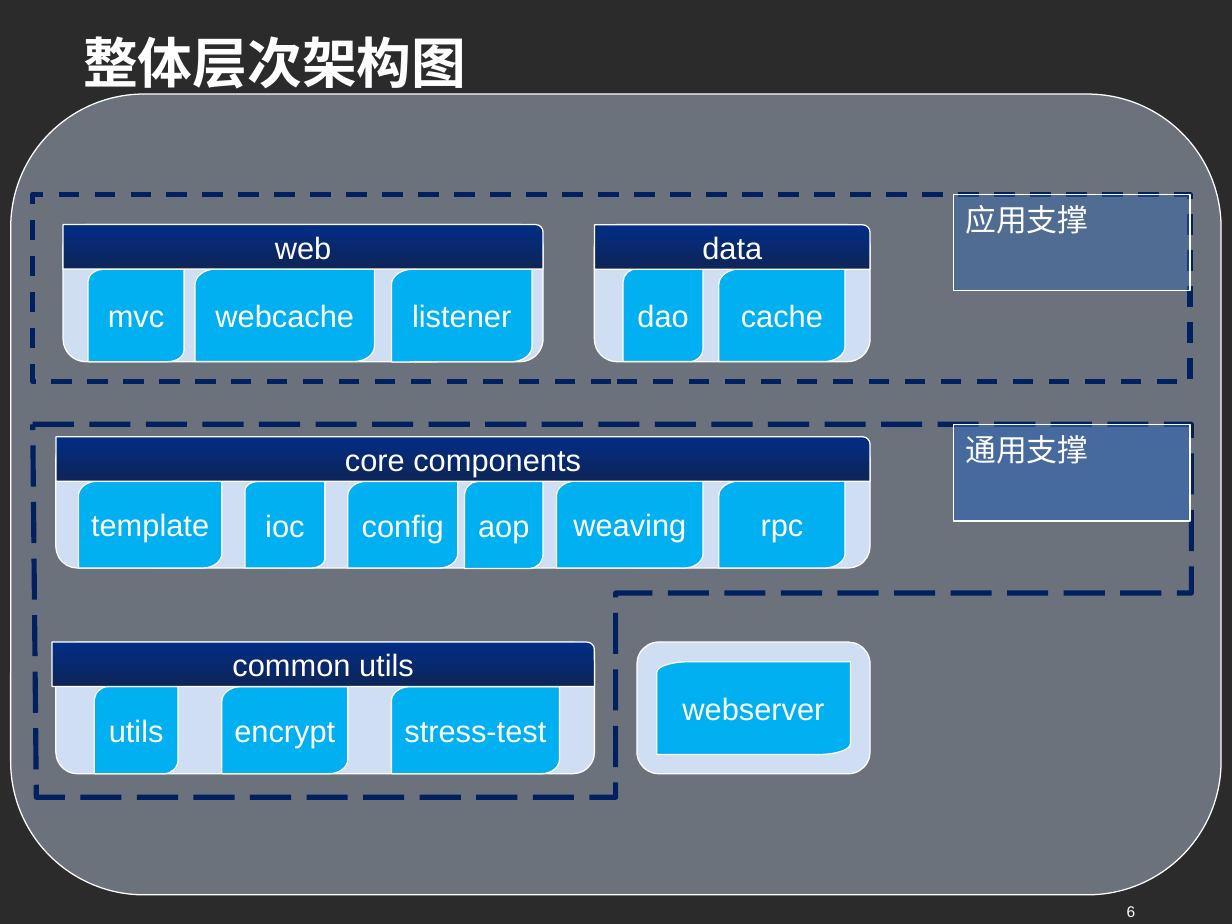
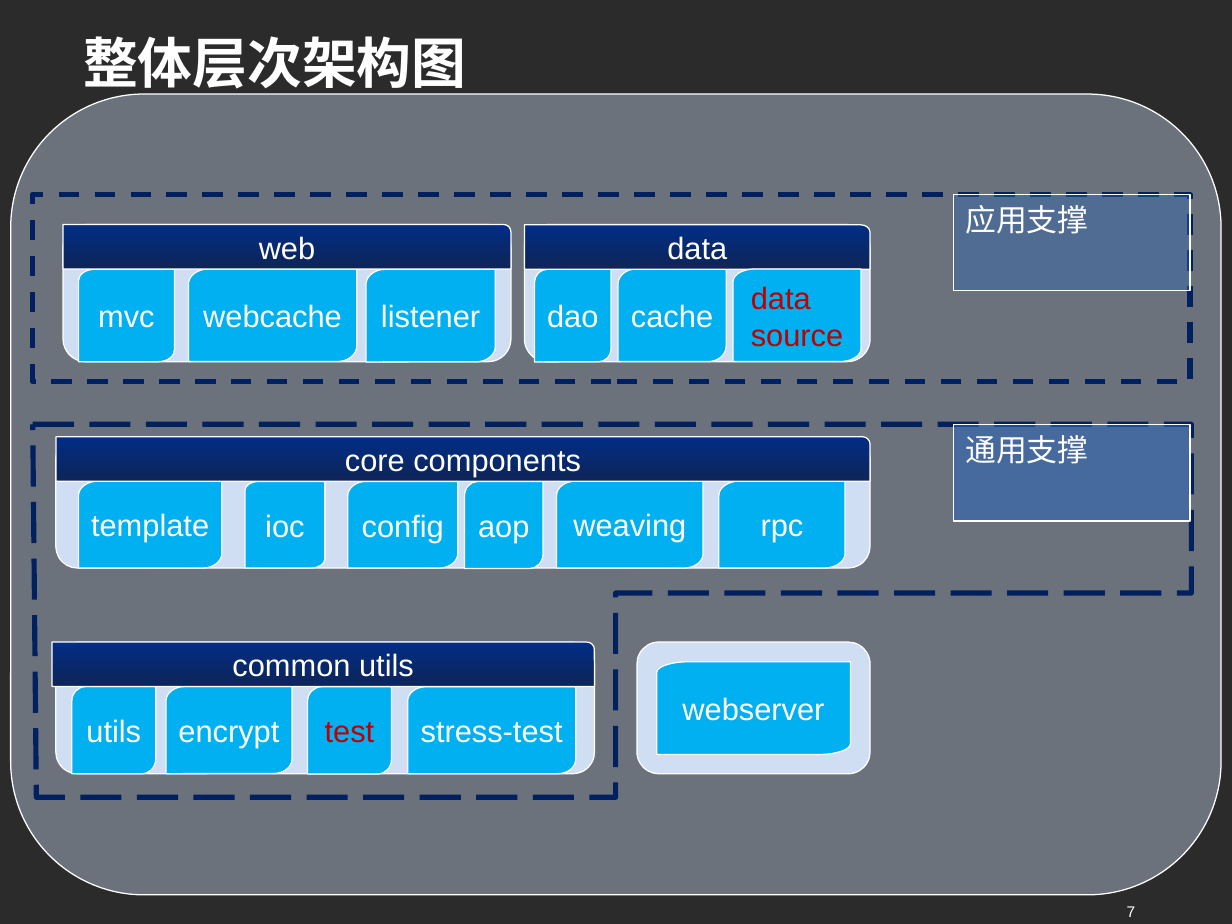
Before and after one commit to wlzsoft/simplify-framework, a slide deck: slide 7 of src/doc/simplify框架预演稿20161116.ppt (slide 6 before the commit). Drawn at 1232x924 pixels with LibreOffice and Linux fonts; fonts in the diff are those of the drawing; background and template pictures are left out; a plain dark background stands for a picture behind light text. Boxes give left, top, right and bottom in pixels: in the first picture for what was removed or moved away, otherwise in the second. Text is boxed around its words. In the diff, an @@ line names an element or a change of style, - is before the commit and + after.

```diff
--- a/src/doc/simplify框架预演稿20161116.ppt
+++ b/src/doc/simplify框架预演稿20161116.ppt
@@ freeform shape "web": place and size @@
-freeform shape "web" at box(63, 224, 543, 269)
+freeform shape "web" at box(63, 224, 511, 269)
@@ rounded rectangle: place and size @@
-rounded rectangle at box(63, 224, 543, 361)
+rounded rectangle at box(63, 224, 511, 361)
@@ freeform shape "data": place and size @@
-freeform shape "data" at box(595, 224, 871, 269)
+freeform shape "data" at box(525, 224, 871, 269)
@@ rounded rectangle: place and size @@
-rounded rectangle at box(594, 224, 870, 361)
+rounded rectangle at box(525, 224, 871, 361)
@@ freeform shape "webcache": place and size @@
-freeform shape "webcache" at box(195, 269, 375, 361)
+freeform shape "webcache" at box(188, 269, 357, 361)
@@ freeform shape "cache": place and size @@
-freeform shape "cache" at box(719, 269, 845, 361)
+freeform shape "cache" at box(618, 269, 727, 361)
@@ freeform shape added at box(733, 269, 861, 361), fill #00B0F0, outline #FFFFFF 0.74 pt, 18 pt, text #C00000 @@
+data
+source
@@ freeform shape "mvc": place and size @@
-freeform shape "mvc" at box(89, 270, 185, 362)
+freeform shape "mvc" at box(79, 270, 175, 362)
@@ freeform shape "listener": place and size @@
-freeform shape "listener" at box(392, 270, 532, 362)
+freeform shape "listener" at box(366, 270, 495, 362)
@@ freeform shape "dao": place and size @@
-freeform shape "dao" at box(623, 269, 703, 361)
+freeform shape "dao" at box(535, 270, 611, 362)
@@ freeform shape "utils": place and size @@
-freeform shape "utils" at box(95, 686, 179, 774)
+freeform shape "utils" at box(71, 686, 155, 774)
@@ freeform shape "encrypt": place and size @@
-freeform shape "encrypt" at box(222, 686, 347, 774)
+freeform shape "encrypt" at box(166, 686, 292, 774)
@@ freeform shape added at box(308, 686, 392, 774), fill #00B0F0, outline #FFFFFF 0.74 pt, 18 pt, text #C00000 @@
+test
@@ freeform shape "stress-test": place and size @@
-freeform shape "stress-test" at box(392, 686, 559, 774)
+freeform shape "stress-test" at box(408, 686, 575, 774)
@@ page number at box(1127, 906, 1136, 917): text changed @@
-6
+7
```
Also in this commit, not shown: 5 other slides changed, 6 slides added, 1 slide removed.
